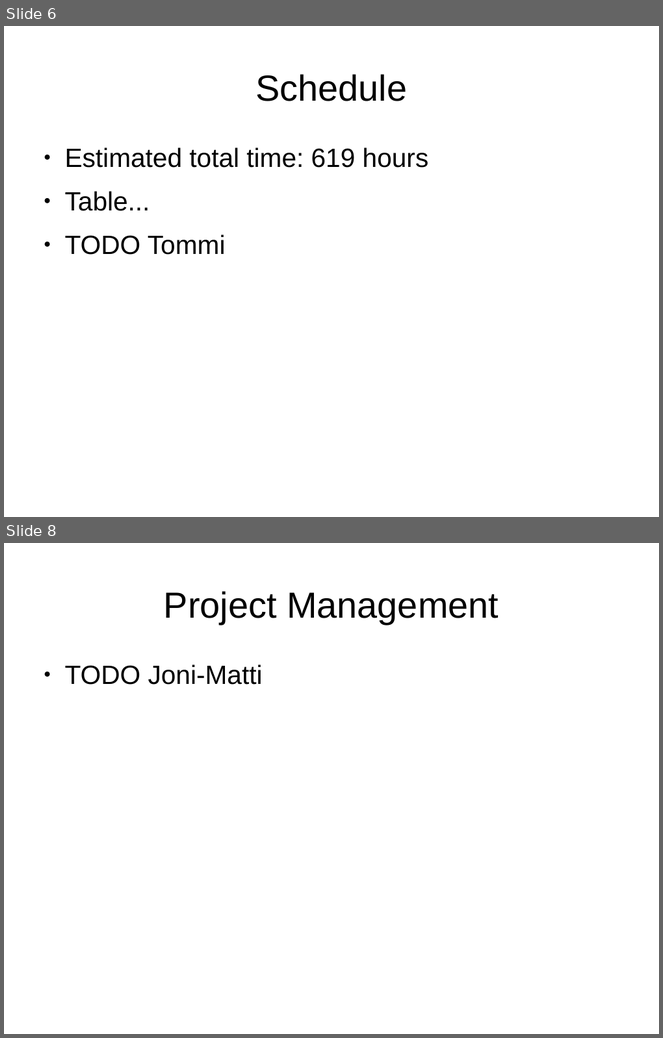
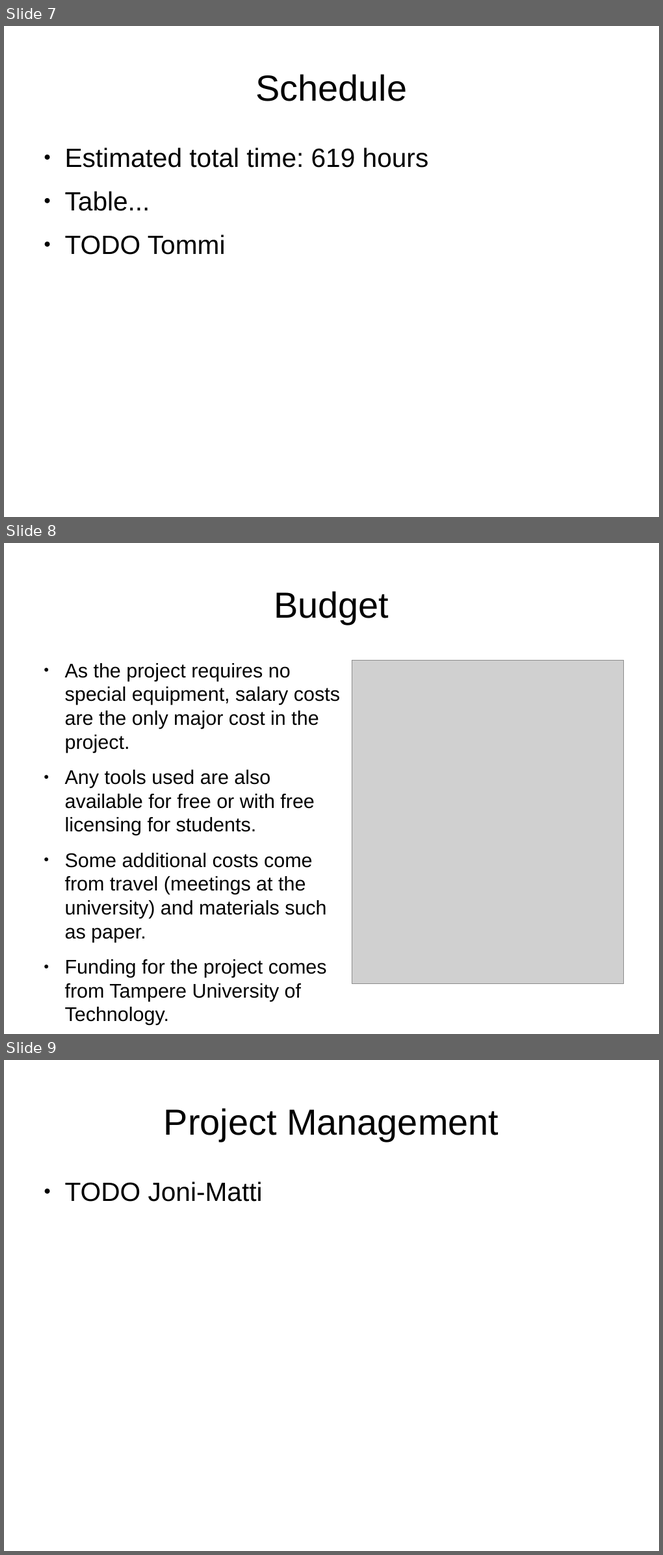
Before and after one commit to darwinbeing/kactus2all, a slide deck: Administrative/Project Plan Slides.odp. Shown one above the other, each under a label of ours: slides 6 and 8 before the commit, slides 7, 8 and 9 after it; the slides between them are not shown. The pictures are 663x1038 and 663x1555 pixels, drawn with LibreOffice and Linux fonts; fonts in the diff are those of the drawing; grey boxes stand for pictures. Boxes give left, top, right and bottom in pixels: in the first picture for what was removed or moved away, otherwise in the second. Text is boxed around its words. In the diff, an @@ line names an element or a change of style, - is before the commit and + after.

Commit message:
Work on project plan presentation

```diff
--- a/Administrative/Project Plan Slides.odp
+++ b/Administrative/Project Plan Slides.odp
@@ slide 8 added at box(4, 543, 659, 1034), background #FFFFFF @@
@@ title added at box(274, 591, 389, 624), 44 pt, text #000000 @@
+Budget
@@ text added at box(65, 663, 340, 1002), 24 pt, text #000000 @@
+● As the project requires no special equipment, salary costs are the only major cost in the project.
+● Any tools used are also available for free or with free licensing for students.
+● Some additional costs come from travel (meetings at the university) and materials such as paper.
+● Funding for the project comes from Tampere University of Technology.
@@ picture added at box(352, 660, 625, 984) @@
@@ what was slide 6 is now slide 7 @@
@@ what was slide 8 is now slide 9 @@
```
Also in this commit, not shown: 2 slides changed, 2 other slides added, 2 slides removed.
